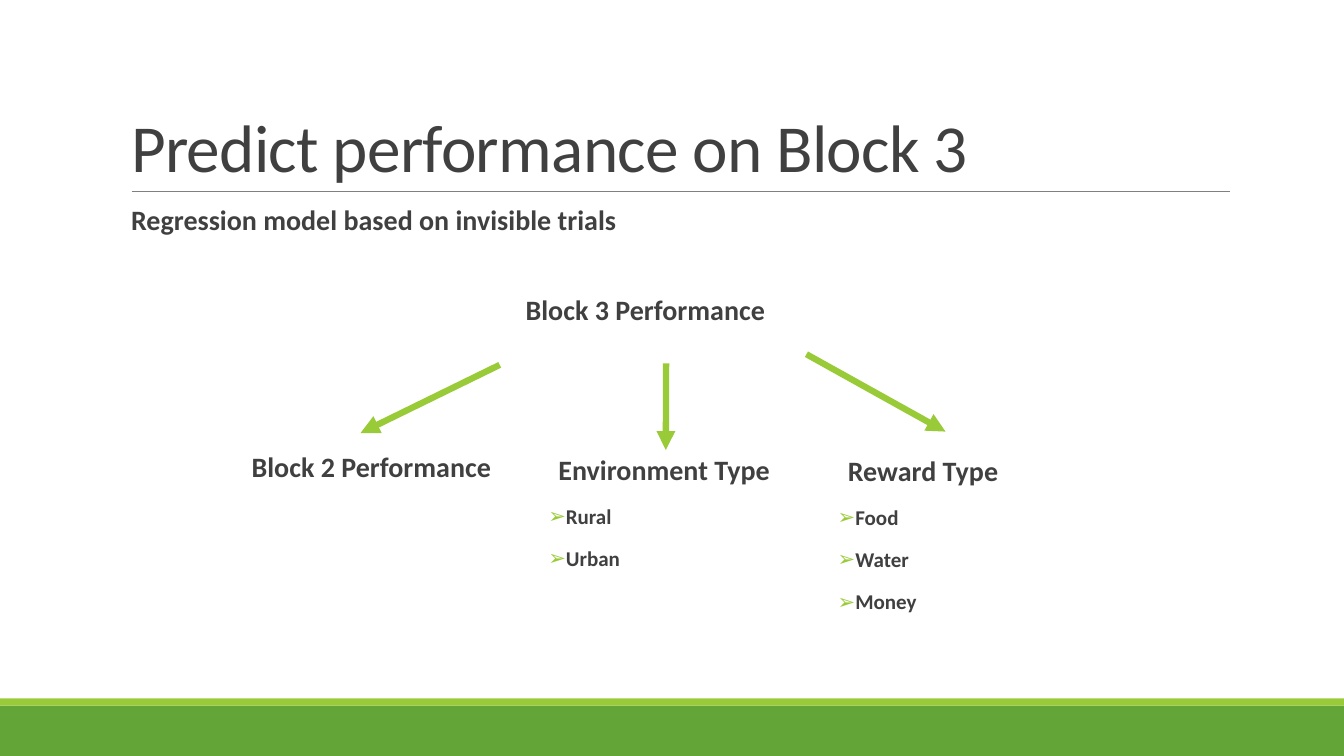
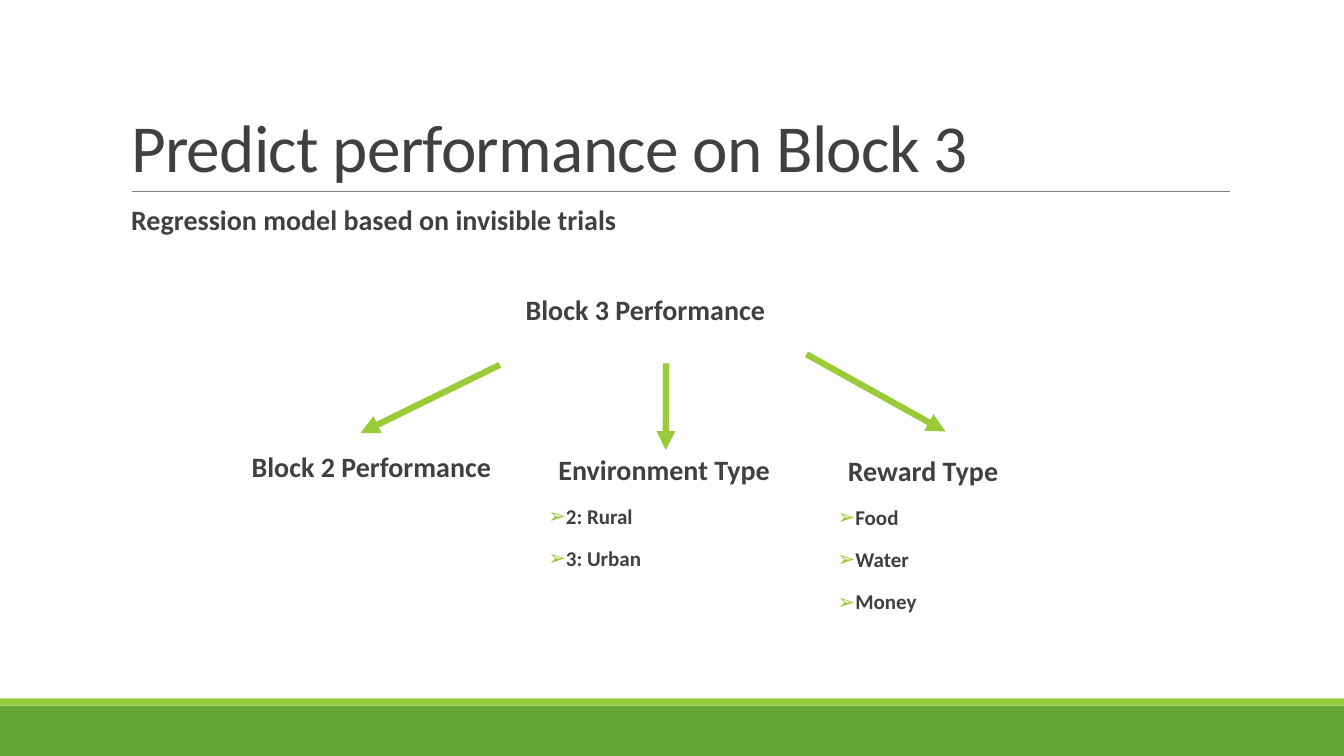
Before and after one commit to psychhack2019/teamsewz_navproject, a slide deck: slide 3 of PsychHack2019_Team SEWZ.pptx. Drawn at 1344x756 pixels with LibreOffice and Linux fonts; fonts in the diff are those of the drawing. Boxes give left, top, right and bottom in pixels: in the first picture for what was removed or moved away, otherwise in the second. Text is boxed around its words. In the diff, an @@ line names an element or a change of style, - is before the commit and + after.

```diff
--- a/PsychHack2019_Team SEWZ.pptx
+++ b/PsychHack2019_Team SEWZ.pptx
@@ text at box(566, 509, 641, 566): text changed @@
-➢ Rural
-➢ Urban
+➢ 2: Rural
+➢ 3: Urban
```
Also in this commit, not shown: 3 other slides changed, 1 slide added.
